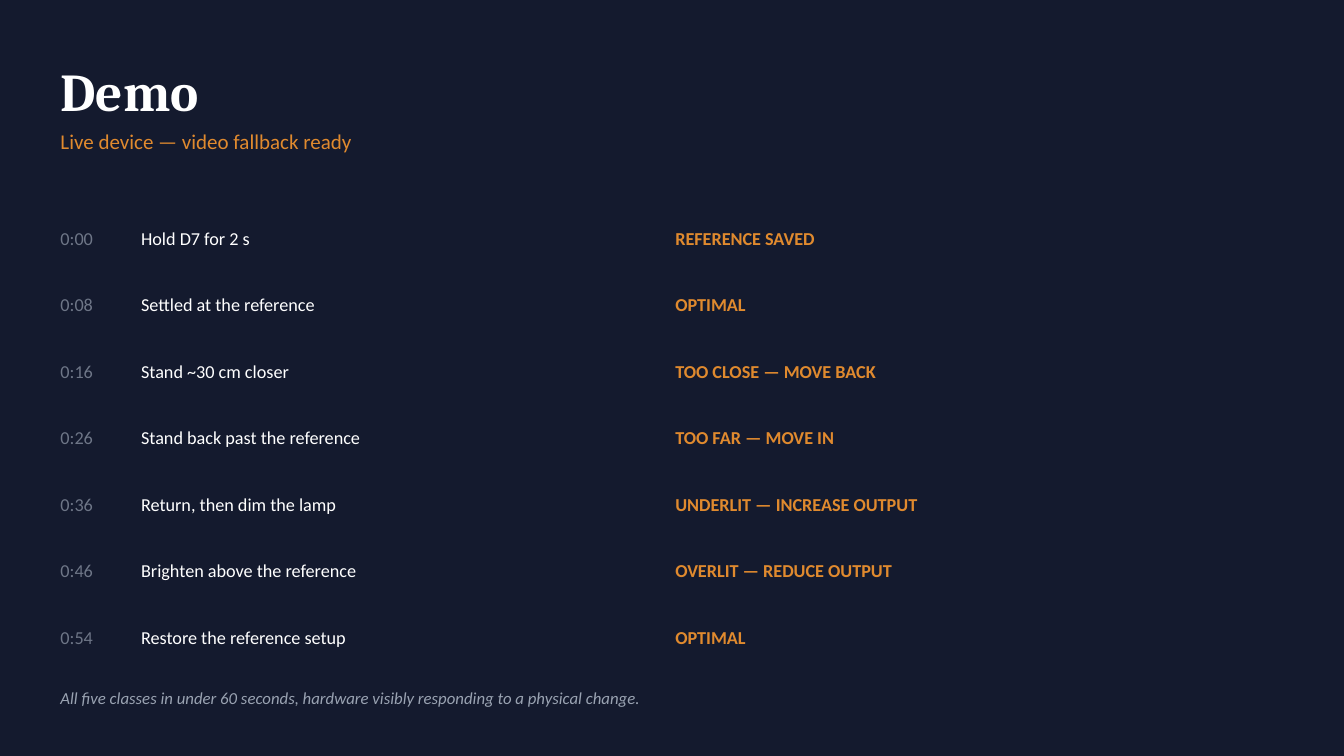
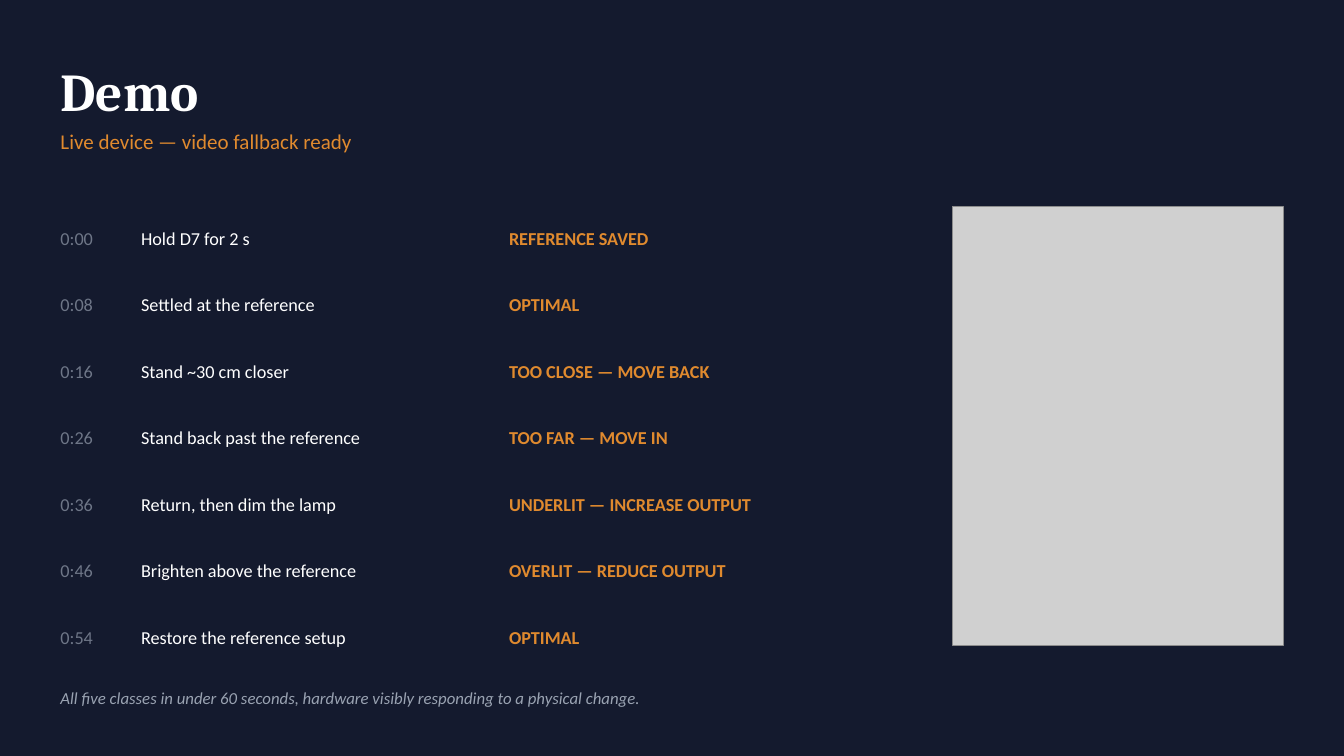
Before and after one commit to V-Vekaria/LightGuide-Edge, a slide deck: slide 13 of deliverables/VekariyaVishnuB00969091_Slides.pptx. Drawn at 1344x756 pixels with LibreOffice and Linux fonts; fonts in the diff are those of the drawing; grey boxes stand for pictures. Boxes give left, top, right and bottom in pixels: in the first picture for what was removed or moved away, otherwise in the second. Text is boxed around its words. In the diff, an @@ line names an element or a change of style, - is before the commit and + after.

Commit message:
feat: rig and OLED photos on deck slides 5 and 13

```diff
--- a/deliverables/VekariyaVishnuB00969091_Slides.pptx
+++ b/deliverables/VekariyaVishnuB00969091_Slides.pptx
@@ picture added at <box>953,207,1284,645</box> @@
@@ text "REFERENCE SAVED": place and size @@
-text "REFERENCE SAVED" at <box>675,233,814,245</box>
+text "REFERENCE SAVED" at <box>509,233,648,245</box>
@@ text "OPTIMAL": place and size @@
-text "OPTIMAL" at <box>675,299,745,311</box>
+text "OPTIMAL" at <box>509,299,579,311</box>
@@ text "TOO CLOSE — MOVE BACK": place and size @@
-text "TOO CLOSE — MOVE BACK" at <box>675,366,875,378</box>
+text "TOO CLOSE — MOVE BACK" at <box>509,366,709,378</box>
@@ text "TOO FAR — MOVE IN": place and size @@
-text "TOO FAR — MOVE IN" at <box>675,432,834,444</box>
+text "TOO FAR — MOVE IN" at <box>509,432,668,444</box>
@@ text "UNDERLIT — INCREASE OUTPUT": place and size @@
-text "UNDERLIT — INCREASE OUTPUT" at <box>675,499,918,511</box>
+text "UNDERLIT — INCREASE OUTPUT" at <box>509,499,751,511</box>
@@ text "OVERLIT — REDUCE OUTPUT": place and size @@
-text "OVERLIT — REDUCE OUTPUT" at <box>675,565,892,577</box>
+text "OVERLIT — REDUCE OUTPUT" at <box>509,565,726,577</box>
@@ text "OPTIMAL": place and size @@
-text "OPTIMAL" at <box>675,632,745,644</box>
+text "OPTIMAL" at <box>509,632,579,644</box>
```
Also in this commit, not shown: 1 other slide changed, 3 other files.
